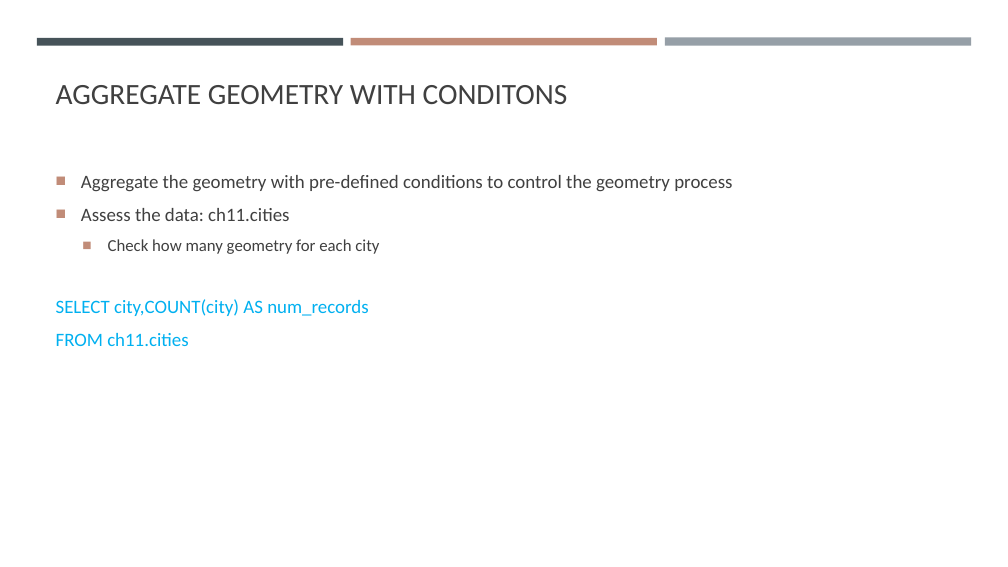
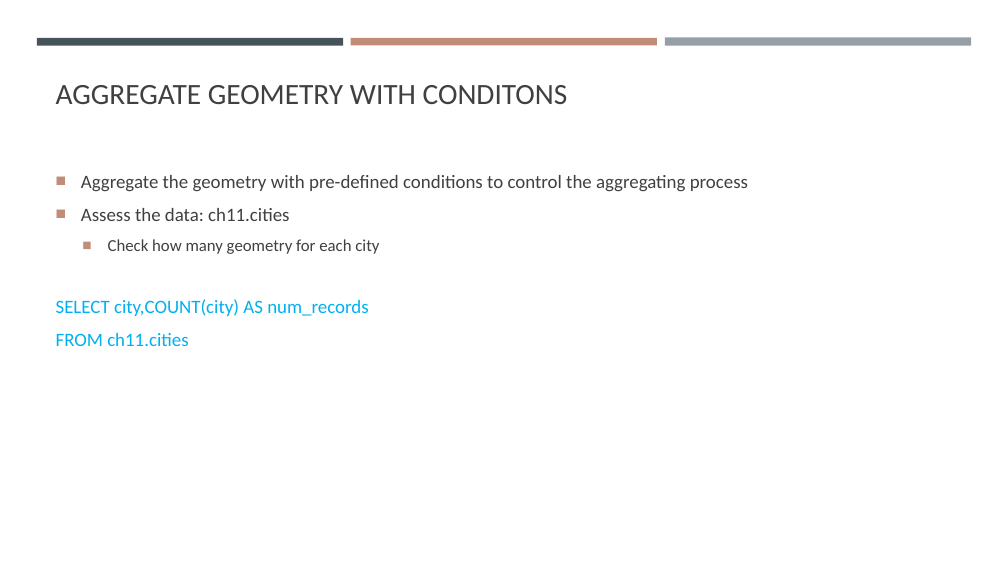
Before and after one commit to gisynw/ssj-376, a slide deck: slide 17 of docs/Lectures/Week09/Week09_GeometryProcessing.pptx. Drawn at 1008x567 pixels with LibreOffice and Linux fonts; fonts in the diff are those of the drawing. Boxes give left, top, right and bottom in pixels: in the first picture for what was removed or moved away, otherwise in the second. Text is boxed around its words. In the diff, an @@ line names an element or a change of style, - is before the commit and + after.

```diff
--- a/docs/Lectures/Week09/Week09_GeometryProcessing.pptx
+++ b/docs/Lectures/Week09/Week09_GeometryProcessing.pptx
@@ text at [81,175,748,192]: text changed @@
-■ Aggregate the geometry with pre-defined conditions to control the geometry process
+■ Aggregate the geometry with pre-defined conditions to control the aggregating process
```
Also in this commit, not shown: 5 other slides changed.
